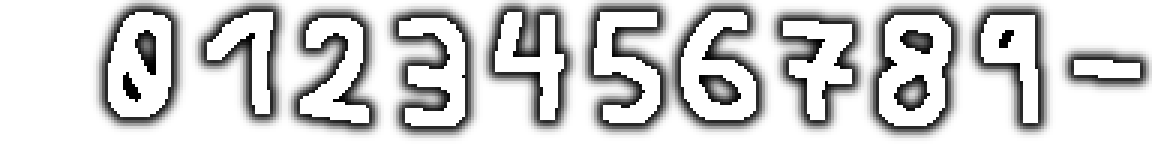
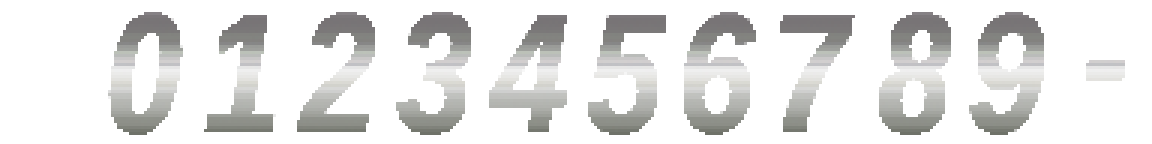
Layered file, before and after one edit (1152 x 144). Changes by layer:
added layer "0 12 34 567 89" above "New Layer" over [108, 12, 1125, 135]
hid "New Layer" over [93, 0, 1152, 141]
